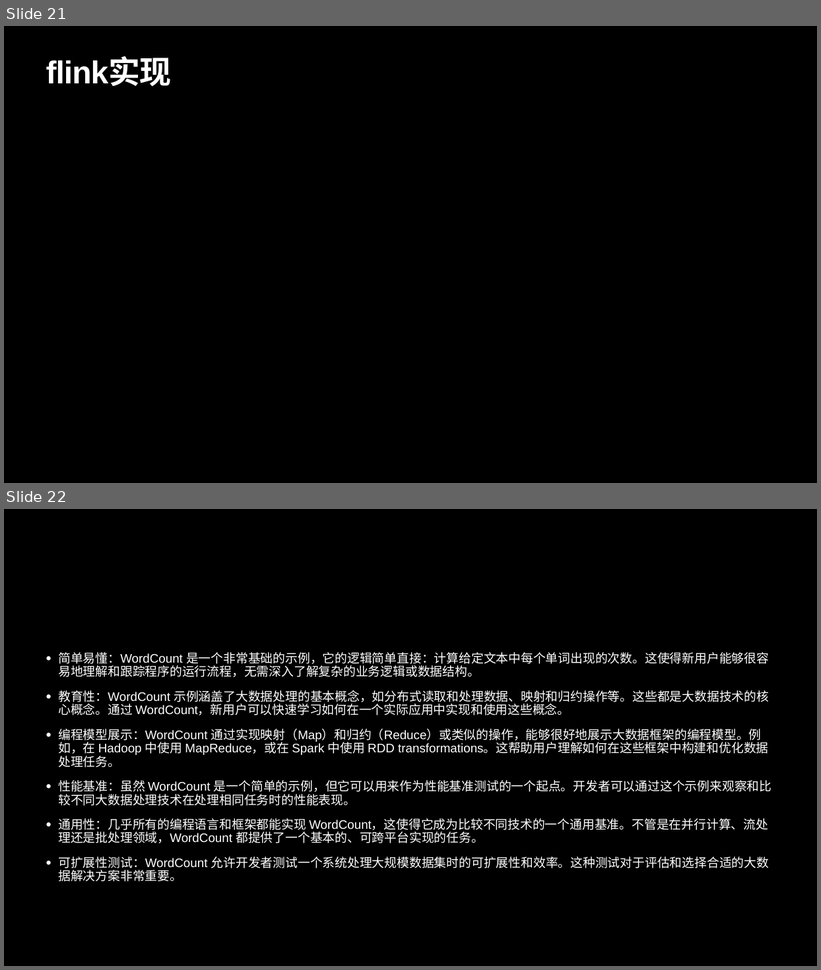
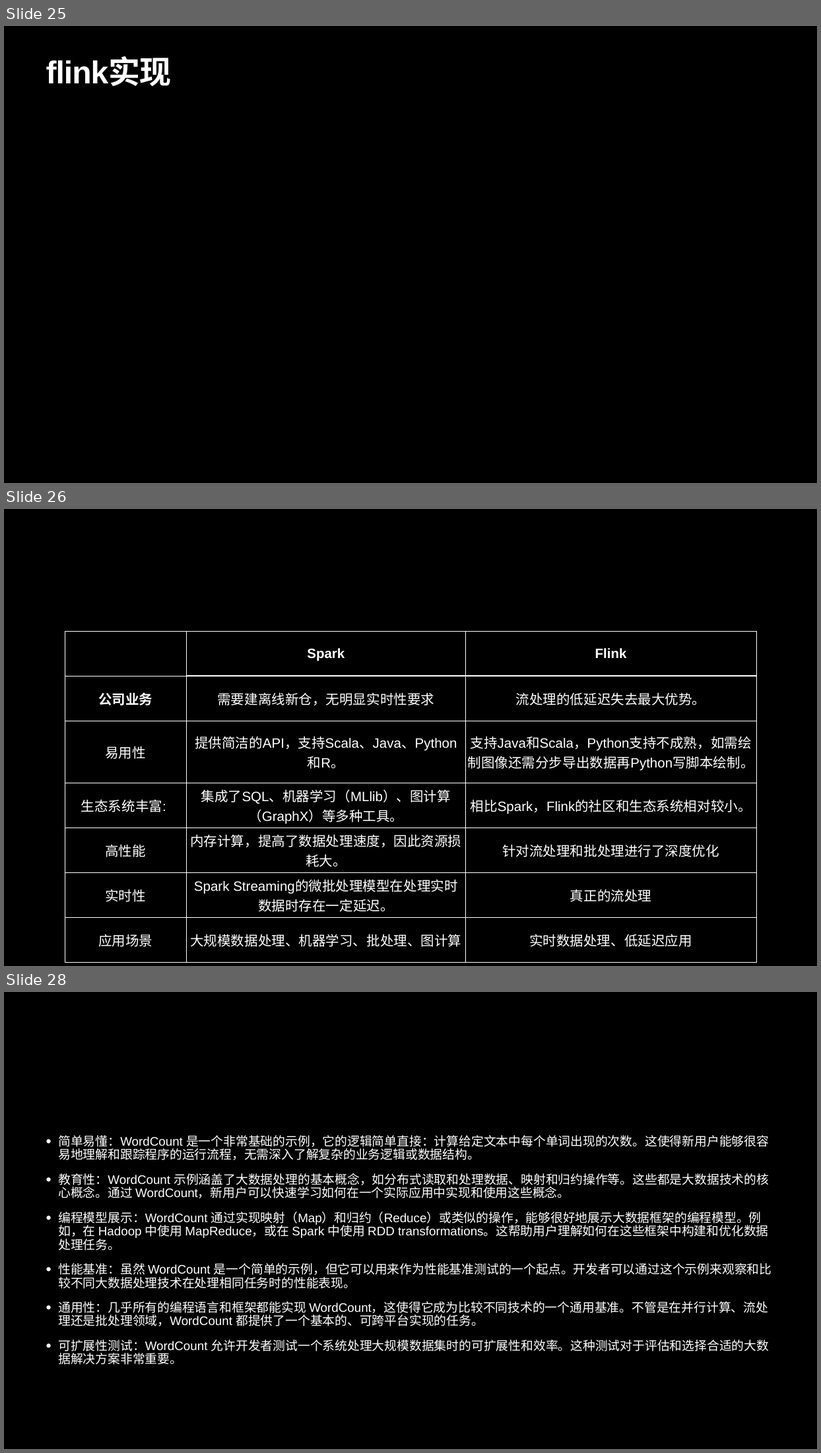
Before and after one commit to LinusLarrabee/bigData, a slide deck: src/doc/大数据组件调研.pptx. Shown one above the other, each under a label of ours: slides 21 and 22 before the commit, slides 25, 26 and 28 after it; the slides between them are not shown. The pictures are 821x970 and 821x1453 pixels, drawn with LibreOffice and Linux fonts; fonts in the diff are those of the drawing. Boxes give left, top, right and bottom in pixels: in the first picture for what was removed or moved away, otherwise in the second. Text is boxed around its words. In the diff, an @@ line names an element or a change of style, - is before the commit and + after.

```diff
--- a/src/doc/大数据组件调研.pptx
+++ b/src/doc/大数据组件调研.pptx
@@ slide 26 added at (x1=4, y1=509, x2=817, y2=966), background #000000 @@
@@ table added at (x1=65, y1=631, x2=757, y2=950), 7 rows, 3 columns @@
+ | Spark | Flink
+公司业务 | 需要建离线新仓，无明显实时性要求 | 流处理的低延迟失去最大优势。
+易用性 | 提供简洁的API，支持Scala、Java、Python和R。 | 支持Java和Scala，Python支持不成熟，如需绘制图像还需分步导出数据再Python写脚本绘制。
+生态系统丰富: | 集成了SQL、机器学习（MLlib）、图计算（GraphX）等多种工具。 | 相比Spark，Flink的社区和生态系统相对较小。
+高性能 | 内存计算，提高了数据处理速度，因此资源损耗大。 | 针对流处理和批处理进行了深度优化
+实时性 | Spark Streaming的微批处理模型在处理实时数据时存在一定延迟。 | 真正的流处理
+应用场景 | 大规模数据处理、机器学习、批处理、图计算 | 实时数据处理、低延迟应用
@@ what was slide 21 is now slide 25 @@
@@ what was slide 22 is now slide 28 @@
```
Also in this commit, not shown: 7 slides changed, 10 other slides added, 6 slides removed, 5 other files.
